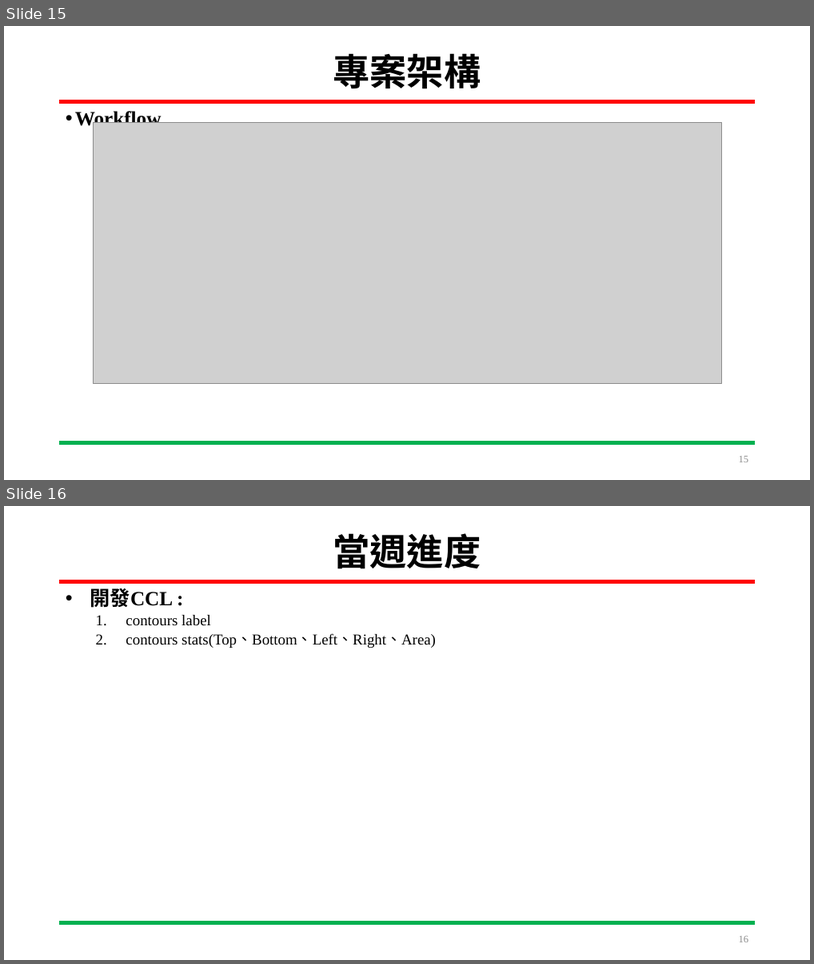
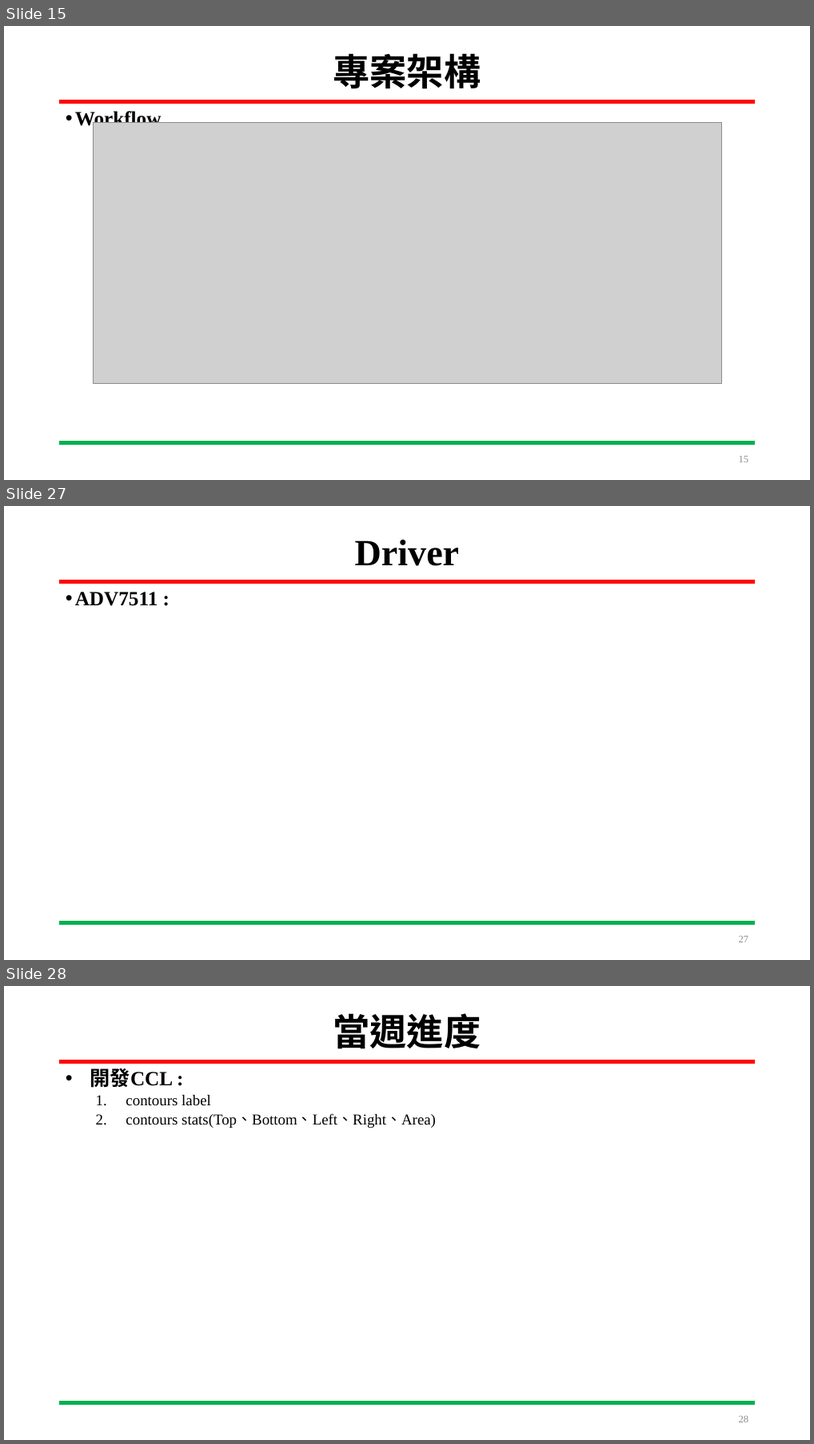
Before and after one commit to HOURFA/SoC_course, a slide deck: final_project/N03-DevelopmentLog/SoC_Final_project.pptx. Shown one above the other, each under a label of ours: slides 15 and 16 before the commit, slides 15, 27 and 28 after it; the slides between them are not shown. The pictures are 814x964 and 814x1444 pixels, drawn with LibreOffice and Linux fonts; fonts in the diff are those of the drawing; grey boxes stand for pictures. Boxes give left, top, right and bottom in pixels: in the first picture for what was removed or moved away, otherwise in the second. Text is boxed around its words. In the diff, an @@ line names an element or a change of style, - is before the commit and + after.

```diff
--- a/final_project/N03-DevelopmentLog/SoC_Final_project.pptx
+++ b/final_project/N03-DevelopmentLog/SoC_Final_project.pptx
@@ slide 27 added at <box>4,506,810,960</box>, background #FFFFFF; not listed: 2 template elements that a slide beside it also shows @@
@@ title added at <box>355,540,460,566</box>, 44 pt, text #000000, bold @@
+Driver
@@ text added at <box>75,592,158,606</box>, 24 pt, text #000000, bold @@
+• ADV7511 :
@@ page number added at <box>739,936,750,942</box>, 12 pt, text #8C8C8C @@
+27
@@ what was slide 16 is now slide 28 @@
@@ page number at <box>739,1416,750,1422</box>: text changed @@
-16
+28
```
Also in this commit, not shown: 7 slides changed, 12 other slides added.
